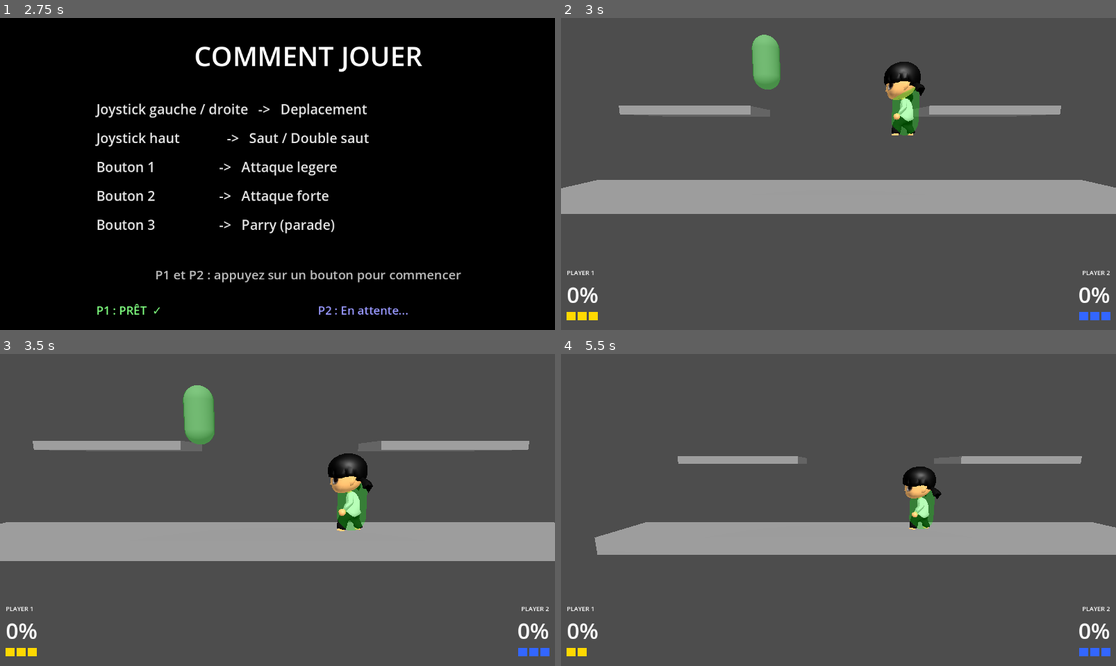
Above: before the commit, frames 1-4 (two rows, left to right).
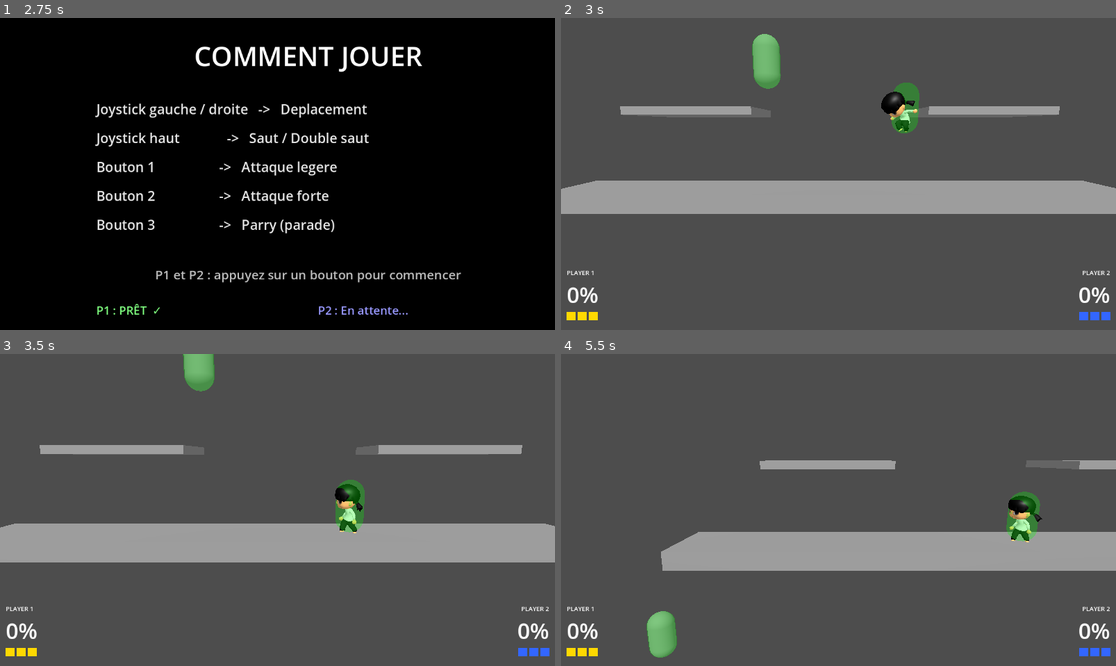
Above: after the commit, the same moments.

Repository: jesuisviko/SmashArcade
Game: Godot game, scene res://scenes/ui/how_to_play.tscn
Two runs of this game, one before a commit and one after it. Both use one fixed random seed, a clock stepped at 60 frames per second and the inputs below. This scene is started directly instead of the project's main scene.
Inputs:
- Up to frame 1 (2.75 s): tap Enter at 0.5, 2 s; hold D (p1_right) 0.53-1.28 s; tap E (p1_attack_light) at 0.6 s; tap Space (p1_parry) at 1.25, 2.1 s; hold S (p1_down) 1.28-2.03 s; tap R (p1_attack_strong) at 1.35 s; hold D (p1_right) from 2.03 s (still down)
- Up to frame 2 (3 s): tap Space (p1_parry) at 2.75 s; release D (p1_right) at 2.78 s; hold W (p1_up) from 2.78 s (still down); tap Keypad 1 (p2_attack_light) at 2.85 s
- Up to frame 3 (3.5 s): keep holding W (p1_up)
- Up to frame 4 (5.5 s): release W (p1_up) at 3.53 s; hold A (p1_left) 3.53-5.03 s; tap Keypad 2 (p2_attack_strong) at 3.6 s; tap Down (p2_down) at 4.35 s; hold S (p1_down) from 5.03 s (still down); tap Left (p2_left) at 5.1 s

Frame 1 is identical in both runs. In frame 2, 1.5% of the frame differs, in the area x 0-100%, y 5-55%; in frame 3, 5.1%; in frame 4, 12%, in the area x 5-100%, y 32-98%.

Commit message:
UPDATE : déplacements
MISE A JOUR :
-  le perso 1 a ses animations de déplacement (la majorité)
- tweaks au mouvements / caméra en général, plus fluide disons.

Diff:
--- a/scenes/characters/char_01.tscn
+++ b/scenes/characters/char_01.tscn
@@ -2,7 +2,7 @@
 
 [ext_resource type="PackedScene" uid="uid://cgvtoqoyovu4y" path="res://scenes/characters/base_character.tscn" id="1_base"]
 [ext_resource type="Script" uid="uid://kn280tmymfqr" path="res://scripts/characters/char_01.gd" id="2_script"]
-[ext_resource type="PackedScene" uid="uid://dwmrxlqxgt6c" path="res://assets/models/characters/char_01.glb" id="3_model"]
+[ext_resource type="PackedScene" uid="uid://dra3ys4fy4o8p" path="res://assets/models/characters/char_01_MOUVEMENTS.glb" id="3_model"]
 
 [node name="Char01" instance=ExtResource("1_base")]
 script = ExtResource("2_script")
@@ -11,6 +11,6 @@
 visible = false
 
 [node name="Model" type="Node3D" parent="." index="4"]
-transform = Transform3D(0, 0, -1, 0, 1, 0, 1, 0, 0, 0, 0, 0)
+transform = Transform3D(0, 0, -0.65, 0, 0.65, 0, 0.65, 0, 0, 0, 0, 0)
 
-[node name="char_01" parent="Model" index="0" instance=ExtResource("3_model")]
+[node name="char_01_MOUVEMENTS" parent="Model" index="0" instance=ExtResource("3_model")]
--- a/scripts/characters/base_character.gd
+++ b/scripts/characters/base_character.gd
@@ -8,14 +8,14 @@
 	PARRY, HITSTUN, RESPAWNING, CROUCH,
 }
 
-const GRAVITY    := 32.0
+const GRAVITY    := 24.0
 const JUMP_SPEED := 10.2
 const MAX_JUMPS  := 2
 
 @export var player_id               : int   = 1
 @export var char_height                     := 1.4
 @export var char_radius                     := 0.35
-@export var char_speed                      := 6.5
+@export var char_speed                      := 4.68
 @export var weight_multiplier               := 1.0
 @export var attack_light_damage             := 5.0
 @export var attack_strong_damage            := 12.0
@@ -441,6 +441,11 @@
 	velocity.y = JUMP_SPEED
 	jumps_left -= 1
 	_set_state(State.JUMP)
+	_on_jump()
+
+
+func _on_jump() -> void:
+	pass   # hook virtuel — override dans les sous-classes
 
 
 # Appelé par combat_system
--- a/scripts/characters/char_01.gd
+++ b/scripts/characters/char_01.gd
@@ -1,12 +1,119 @@
 extends BaseCharacter
+
+const AIR_ANIM_DELAY := 0.8
+
+# Paires mirror : clé = animation courante, valeur = sa variante miroir
+const MIRROR_PAIRS : Dictionary = {
+	"Idle"              : "Idle_Mirror",
+	"Idle_Mirror"       : "Idle",
+	"jump"              : "jump_mirror",
+	"jump_mirror"       : "jump",
+	"fall"              : "fall_mirror",
+	"fall_mirror"       : "fall",
+	"crouch_walk"       : "crouch_walk_mirror",
+	"crouch_walk_mirror": "crouch_walk",
+}
+
+# Animations qui doivent boucler en LOOP_LINEAR
+const LOOP_LINEAR_ANIMS : Array = ["run", "fall", "fall_mirror"]
+
+var _anim_player          : AnimationPlayer = null
+var _anim_facing          : float           = 1.0   # direction reflétée par l'animation en cours
+var _current_anim         : String          = ""
+var _air_anim_timer       : float           = 0.0
+var _direction_hold_timer : float           = 0.0
+
 
 func _ready() -> void:
 	char_height       = 1.4
 	char_radius       = 0.35
 	weight_multiplier = 1.0
-	char_speed        = 6.5
+	char_speed        = 4.68
 	player_id         = 1
-	var anim_player = $Model/char_01/AnimationPlayer
-	anim_player.call_deferred("play", "mixamo_com")
-	anim_player.get_animation("mixamo_com").loop_mode = Animation.LOOP_LINEAR
 	super._ready()
+	_anim_player = $Model/char_01_MOUVEMENTS/AnimationPlayer
+
+
+func _physics_process(delta: float) -> void:
+	super._physics_process(delta)
+	_update_animation(delta)
+
+
+func set_initial_facing(direction: float) -> void:
+	super.set_initial_facing(direction)
+	_anim_facing = direction
+	if _anim_player:
+		var idle_anim := "Idle" if direction == 1.0 else "Idle_Mirror"
+		_anim_player.play(idle_anim)
+		_current_anim = idle_anim
+
+
+# Hook virtuel appelé par base_character.jump() — saut simple ET double saut
+func _on_jump() -> void:
+	_air_anim_timer = AIR_ANIM_DELAY
+	_current_anim   = ""   # force le replay de jump/jump_mirror
+
+
+func _update_animation(delta: float) -> void:
+	if not _anim_player:
+		return
+
+	var input := InputManager.get_input(player_id)
+	var dir   := int(input["right"]) - int(input["left"])
+
+	# Timer directionnel — swap _anim_facing après 0.2 s de changement maintenu
+	if facing_direction != _anim_facing:
+		_direction_hold_timer += delta
+		if _direction_hold_timer >= 0.2:
+			_anim_facing          = facing_direction
+			_direction_hold_timer = 0.0
+	else:
+		_direction_hold_timer = 0.0
+
+	# Timer aérien — décrément chaque frame en l'air
+	if (state == State.JUMP or state == State.FALL) and _air_anim_timer > 0.0:
+		_air_anim_timer -= delta
+
+	# Table état → animation cible
+	var target_anim := _current_anim
+
+	match state:
+		State.IDLE:
+			target_anim = "Idle" if _anim_facing == 1.0 else "Idle_Mirror"
+		State.RUN:
+			target_anim = "run"
+		State.CROUCH:
+			if dir != 0:
+				target_anim = "crouch_walk" if _anim_facing == 1.0 else "crouch_walk_mirror"
+			else:
+				target_anim = "crouch"
+		State.JUMP, State.FALL:
+			if _air_anim_timer > 0.0:
+				target_anim = "jump" if _anim_facing == 1.0 else "jump_mirror"
+			else:
+				target_anim = "fall" if _anim_facing == 1.0 else "fall_mirror"
+		_:
+			return   # ATTACK_*, HITSTUN, PARRY, RESPAWNING — garde la dernière animation
+
+	if target_anim == _current_anim:
+		return
+
+	# Crouch sans boucle
+	if target_anim == "crouch" and _anim_player.has_animation("crouch"):
+		_anim_player.get_animation("crouch").loop_mode = Animation.LOOP_NONE
+
+	# run / fall doivent boucler
+	if target_anim in LOOP_LINEAR_ANIMS and _anim_player.has_animation(target_anim):
+		_anim_player.get_animation(target_anim).loop_mode = Animation.LOOP_LINEAR
+
+	# Mirror swap seamless vs crossfade
+	if MIRROR_PAIRS.get(_current_anim, "") == target_anim:
+		# Préserve la position de lecture pour une continuité parfaite
+		var pos := _anim_player.current_animation_position
+		_anim_player.play(target_anim)
+		_anim_player.seek(pos, true)
+	else:
+		var speed := 2.5 if target_anim == "run" else 1.0
+		_anim_player.play(target_anim, 0.15, speed)
+
+	_current_anim = target_anim
--- a/scripts/systems/camera_controller.gd
+++ b/scripts/systems/camera_controller.gd
@@ -1,6 +1,6 @@
 extends Camera3D
 
-const FOV_MIN         := 32.0
+const FOV_MIN         := 36.8
 const FOV_MAX         := 72.0
 const DIST_ZOOM_START := 5.0    # distance minimale avant que le FOV commence à augmenter
 const DIST_MAX        := 10.0   # distance de référence pour le zoom max
@@ -9,7 +9,7 @@
 const FOV_LERP_SPEED  := 0.008
 const FIXED_Y         := 2.0    # position Y de repos (snap game_over) et minimum de suivi
 const Y_MAX           := 5.0    # Y maximum du suivi vertical
-const Y_OFFSET        := 2.25   # décalage au-dessus du point médian Y des joueurs
+const Y_OFFSET        := 2.65   # décalage au-dessus du point médian Y des joueurs
 const Y_LERP          := 0.0025 # vitesse de suivi vertical (lent et doux)
 const FIXED_Z         := 8.0
 
@@ -62,7 +62,7 @@
 	var fov_from_horizontal : float = (horizontal_spread - 5.0) / 5.0
 	var fov_from_vertical   : float = (vertical_spread   - 1.0) / 3.0
 	var fov_factor          : float = clamp(max(fov_from_horizontal, fov_from_vertical), 0.0, 1.0)
-	var target_fov          : float = lerp(32.0, 72.0, fov_factor)
+	var target_fov          : float = lerp(FOV_MIN, 72.0, fov_factor)
 	# FOV compensatoire quand le point médian dépasse le clamp latéral
 	var overflow_fov        : float = clamp(overflow * 8.0, 0.0, 20.0)
 	target_fov = min(target_fov + overflow_fov, 67.0)
Binary file added: assets/models/characters/TEST 2 ANIMATIONS.glb
Not shown, added: assets/models/characters/TEST 2 ANIMATIONS.glb.import
Binary file added: assets/models/characters/TEST 2 ANIMATIONS_FaceCrowd5.png
Not shown, added: assets/models/characters/TEST 2 ANIMATIONS_FaceCrowd5.png.import
Binary file added: assets/models/characters/char_01_MOUVEMENTS.glb
Not shown, added: assets/models/characters/char_01_MOUVEMENTS.glb.import
Binary file added: assets/models/characters/char_01_MOUVEMENTS_FaceCrowd5.png
Not shown, added: assets/models/characters/char_01_MOUVEMENTS_FaceCrowd5.png.import
